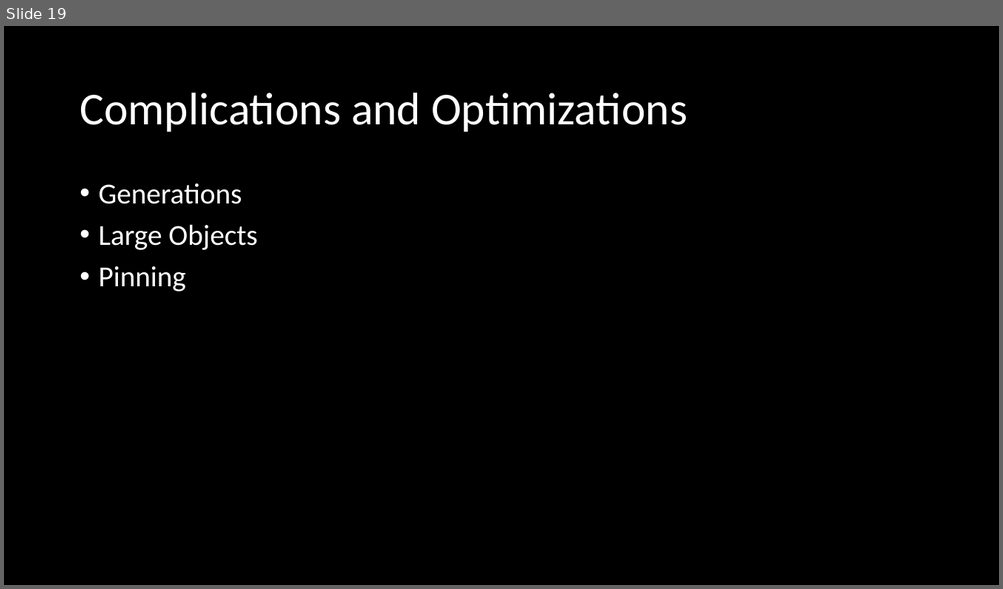
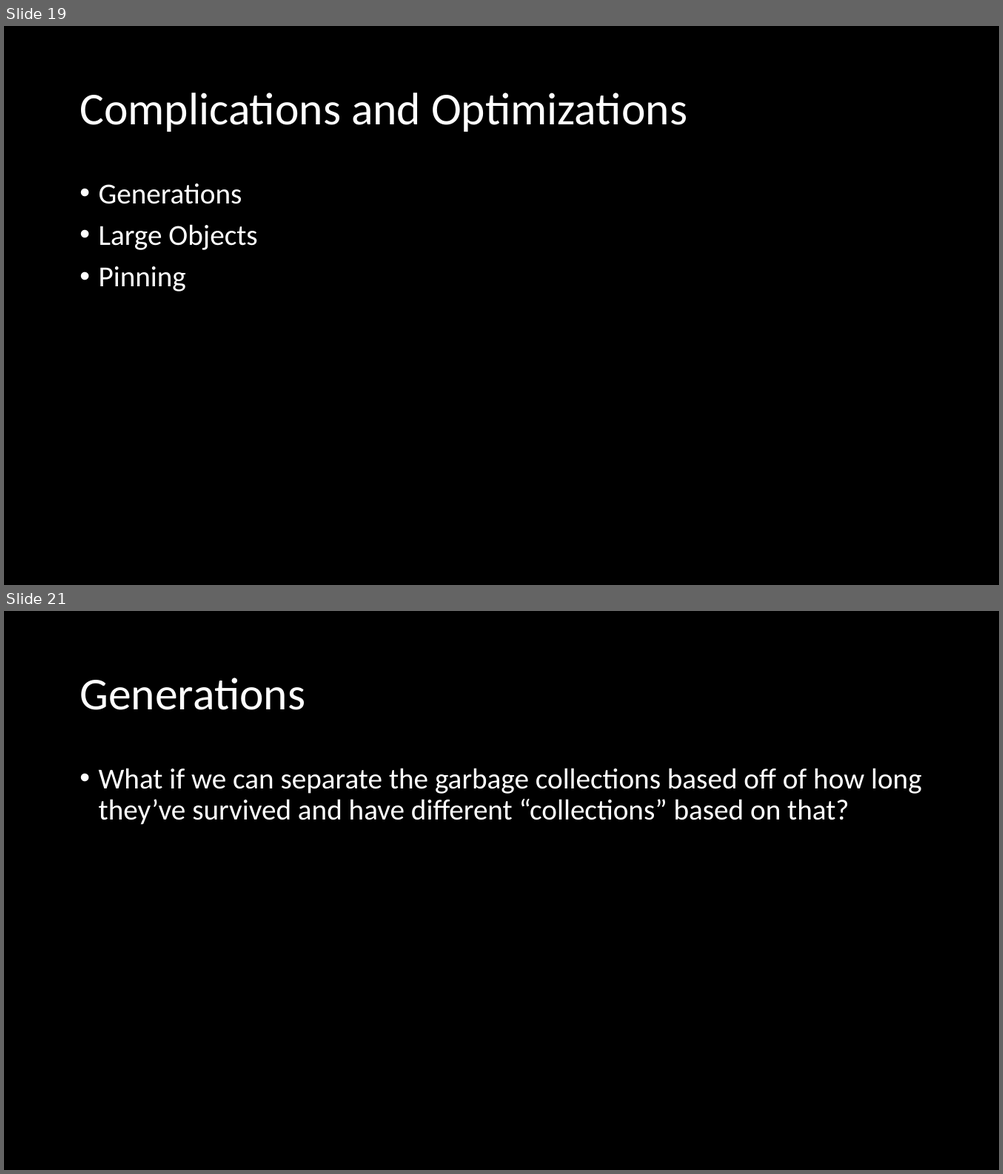
Before and after one commit to microsoft/Flash_University, a slide deck: CLR_via_CSharp/21_GarbageCollection/21_GarbageCollection.pptx. Shown one above the other, each under a label of ours: slide 19 before the commit, slides 19 and 21 after it; the slides between them are not shown. The pictures are 1003x589 and 1003x1174 pixels, drawn with LibreOffice and Linux fonts; fonts in the diff are those of the drawing. Boxes give left, top, right and bottom in pixels: in the first picture for what was removed or moved away, otherwise in the second. Text is boxed around its words. In the diff, an @@ line names an element or a change of style, - is before the commit and + after.

```diff
--- a/CLR_via_CSharp/21_GarbageCollection/21_GarbageCollection.pptx
+++ b/CLR_via_CSharp/21_GarbageCollection/21_GarbageCollection.pptx
@@ slide 21 added at (x1=4, y1=611, x2=999, y2=1170), background #000000 @@
@@ title added at (x1=79, y1=678, x2=305, y2=710), 44 pt, text #FFFFFF @@
+Generations
@@ text added at (x1=99, y1=768, x2=922, y2=825), 28 pt, text #FFFFFF @@
+• What if we can separate the garbage collections based off of how long they’ve survived and have different “collections” based on that?
```
Also in this commit, not shown: 4 other slides added.
